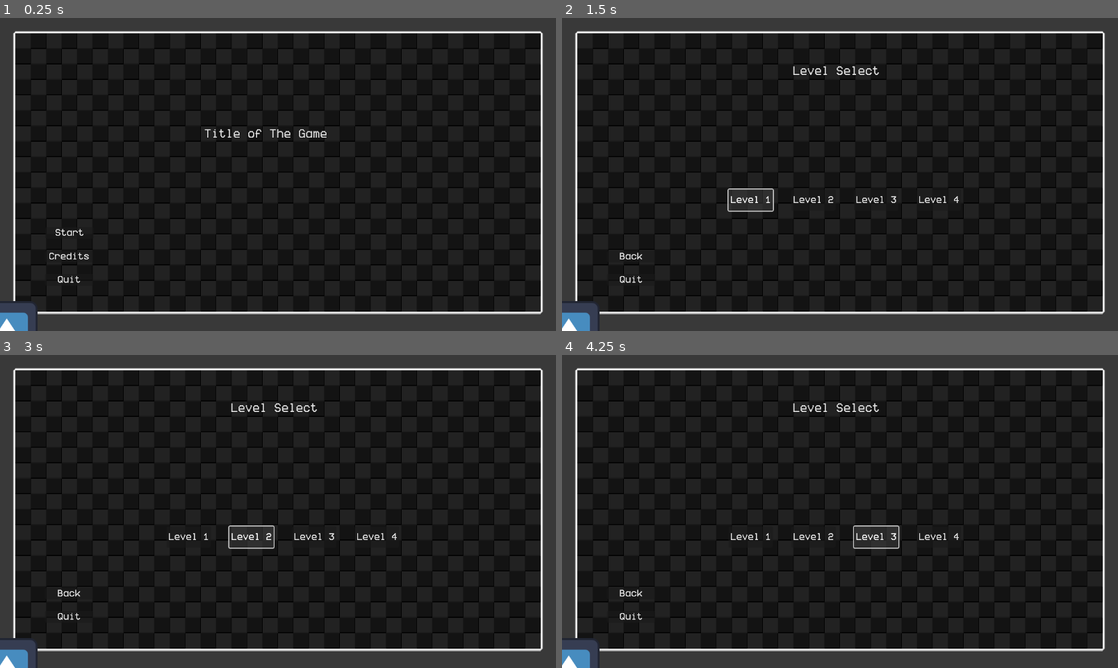
Above: before the commit, frames 1-4 (two rows, left to right).
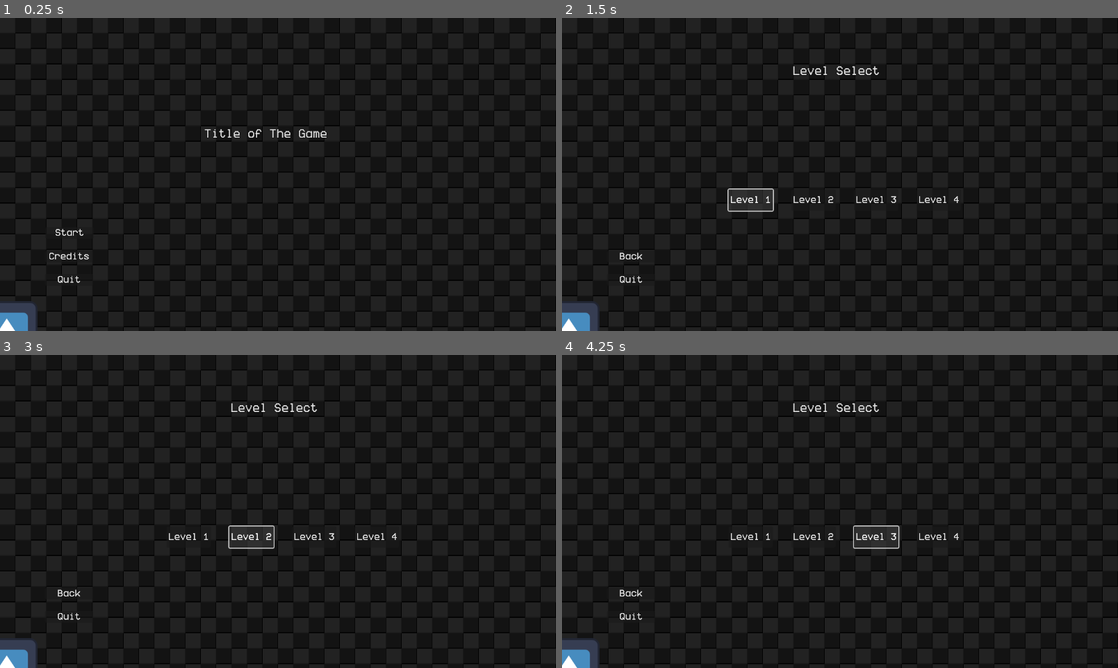
Above: after the commit, the same moments.

Repository: corpusCallosotomy/jamfest2024
Game: Godot game, scene res://Main.tscn
Same seed, same stepped clock (60 frames per second), same inputs: the game is played once before the commit and once after it. The engine's default icon, where the game draws it, is replaced by a stand-in: a white triangle on a blue panel in a dark square.
Inputs:
- Up to frame 1 (0.25 s): no input
- Up to frame 2 (1.5 s): click "Start" at 0.5 s; click "Level 1" at 1.25 s
- Up to frame 3 (3 s): click "Level 1" at 2 s; click "Level 2" at 2.75 s
- Up to frame 4 (4.25 s): click "Level 3" at 3.5 s

The runs differ from the first frame. In frame 1, 9.7% of the frame differs, in the area x 0-100%, y 0-100%; in frame 2, 9.7%; in frame 3, 9.7%; in frame 4, 9.7%.

Commit message:
Sound Editing
Editing Fan and Vacuum Sounds for better looping audio

Diff:
--- a/phystest.tscn
+++ b/phystest.tscn
@@ -7,7 +7,7 @@
 [node name="Node2D" type="Node2D"]
 
 [node name="ball" parent="." instance=ExtResource("1_ss8go")]
-position = Vector2(198, 188)
+position = Vector2(785, 217)
 
 [node name="fan" parent="." instance=ExtResource("2_r57gu")]
 position = Vector2(147, 188)
--- a/scenes/menus/Menu.tscn
+++ b/scenes/menus/Menu.tscn
@@ -229,6 +229,7 @@
 text = "Quit"
 
 [node name="TileMapLayer2" type="TileMapLayer" parent="."]
+z_index = -5
 tile_map_data = PackedByteArray("AAAAAAAAAAAAAAQAAAAAAAEAAAAHAAEAAAAAAAIAAAAHAAEAAAAAAAMAAAAHAAEAAAAAAAQAAAAHAAEAAAAAAA …(5488 unchanged characters)…
 tile_set = ExtResource("3_7ks5y")
 
Not shown, removed: sounds/jam sfx - vacuum wip.wav.import
Not shown, added: sounds/jam sfx - vacuumRaw.wav.import
Not shown, added: sounds/jam sfx _ fanFinal.ogg.import
Not shown, changed: sounds/jam sfx _ fanRaw.wav.import
Not shown, added: sounds/jam sfx _ vacuumFinal.ogg.import
Not shown, changed: sprites/CameraOverlayPixelArt.png.import
Not shown, added: sounds/jam sfx - vacuumRaw.wav
Not shown, added: sounds/jam sfx _ fanFinal.ogg
Not shown, added: sounds/jam sfx _ fanRaw.wav
Not shown, added: sounds/jam sfx _ vacuumFinal.ogg
